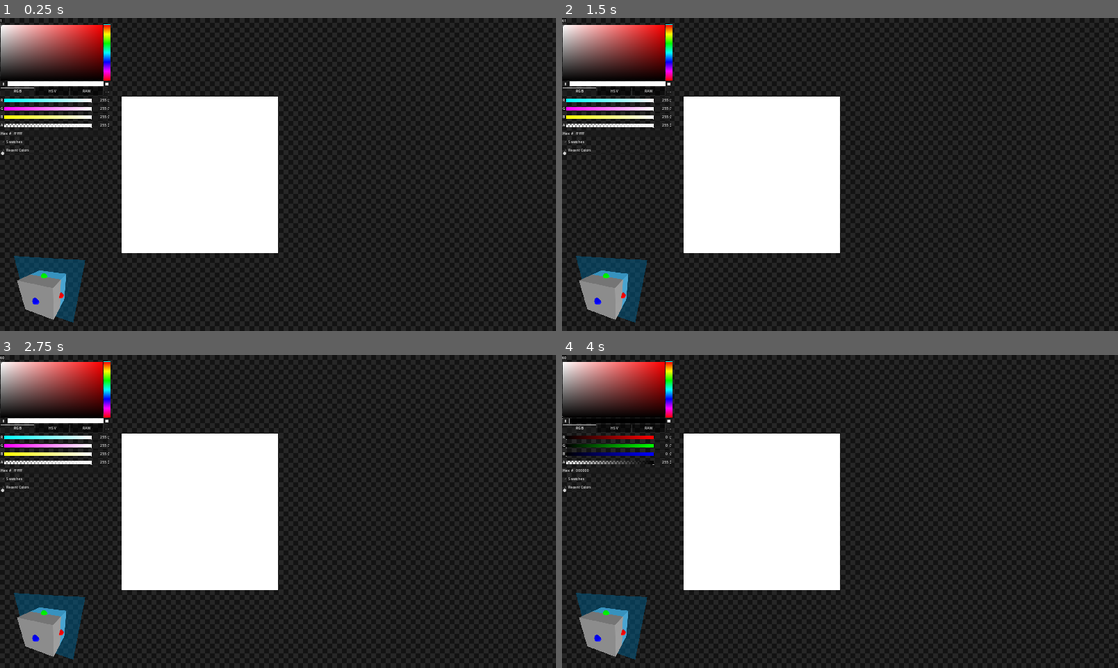
Above: before the commit, frames 1-4 (two rows, left to right).
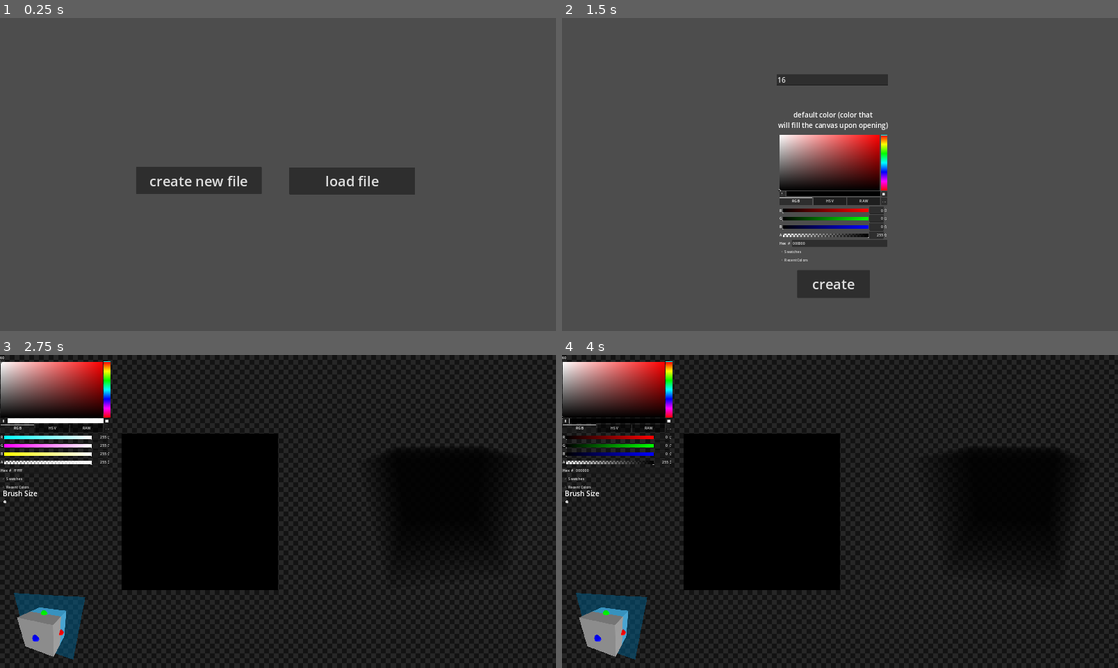
Above: after the commit, the same moments.

Repository: Z53-INCOMING/krita-3d
Game: Godot game, scene res://start.tscn
Two runs of this game, one before a commit and one after it. Both use one fixed random seed, a clock stepped at 60 frames per second and the inputs below. Before the commit the project starts from res://program.tscn.
Inputs (mouse positions are in pixels of both pictures, inside the frame that each line leads up to):
- Up to frame 1 (0.25 s): no input
- Up to frame 2 (1.5 s): click (912, 180) at 0.5 s, where only the run after the commit has a clickable "load file"; click (762, 180) at 1.25 s, where only the run after the commit has a clickable "create new file"
- Up to frame 3 (2.75 s): click (272, 621) at 2 s, where only the run after the commit has a clickable "create"
- Up to frame 4 (4 s): click (567, 420) at 2.75 s; click "RGB" at 3.5 s

The runs differ from the first frame. In frame 1, 99% of the frame differs, in the area x 0-100%, y 0-100%; in frame 2, 98%; in frame 3, 17%; in frame 4, 17%.
Error before the commit: Cannot call method 'duplicate' on a null value. (res://program.gd:52)

Commit message:
finished project (ie made file interface)

Diff:
--- a/3d image visualizer.gdshader
+++ b/3d image visualizer.gdshader
@@ -1,6 +1,8 @@
 shader_type canvas_item;
 
 uniform sampler2D image: filter_nearest;
+
+uniform vec4 brush_color = vec4(1.0);
 
 uniform int z_width = 16;
 
@@ -33,8 +35,8 @@
 		float offset_from_z_axis = floor(pixel_pos.z * float_z_width) / float_z_width;
 
 		COLOR = texture(image, scaled_2d_pos + vec2(0.0, offset_from_z_axis)) * modulate;
-		//if (floor(mouse_position * float_z_width) / float_z_width == floor(pixel_pos * float_z_width) / float_z_width) {
-			//COLOR = vec4(1.0);
-		//}
+		if (floor(mouse_position * float_z_width) / float_z_width == floor(pixel_pos * float_z_width) / float_z_width) {
+			COLOR = brush_color;
+		}
 	}
 }
--- /dev/null
+++ b/globals.gd
@@ -0,0 +1,9 @@
+extends Node
+
+var file_path := ""
+
+var new_file := true
+
+var resolution := 16
+
+var background_color := Color.BLACK
--- a/program.gd
+++ b/program.gd
@@ -21,7 +21,7 @@
 var image: Image
 
 # Max is 128, works better with powers of two
-var image_size := 32
+var image_size := 16
 
 var old_integer_mouse_coord: Vector2i
 
@@ -40,13 +40,14 @@
 var volume_cam_speed := 1.0
 
 func _ready():
-	if true:
-		load_image(Image.load_from_file("user://4d stick figure.png"))
+	if Globals.new_file:
+		image_size = Globals.resolution
+		var empty = Image.create_empty(image_size, image_size * image_size, false, Image.FORMAT_RGBA8)
+		empty.fill(Globals.background_color)
+
+		load_image(empty)
 	else:
-		var empty = Image.create_empty(image_size, image_size * image_size, false, Image.FORMAT_RGBA8)
-		empty.fill(Color.BLACK)
-
-		load_image(empty)
+		load_image(Image.load_from_file(Globals.file_path))
 
 func load_image(to_load: Image) -> void:
 	image = to_load.duplicate(true)
@@ -75,6 +76,12 @@
 	label.text = str(Engine.get_frames_per_second())
 
 	volume_camera.rotation.y = sin(float(Time.get_ticks_msec()) / 500.0) * 0.125
+
+	if Input.is_action_just_pressed("save"):
+		if Globals.file_path == "":
+			$FileDialog.popup()
+		else:
+			image.save_png(Globals.file_path)
 
 	if Input.is_action_pressed("cam forward"):
 		volume_camera.position.z -= volume_cam_speed * delta
@@ -143,7 +150,7 @@
 		if Input.is_action_pressed("paint"):
 			brush(mouse_position_3d, brush_color)
 		if Input.is_action_pressed("erase"):
-			brush(mouse_position_3d, Color.BLACK)
+			brush(mouse_position_3d, Globals.background_color)
 		if Input.is_action_just_released("paint") or Input.is_action_just_released("erase"):
 			past_images.append(image.duplicate(true)) # save in case of undo
 			while past_images.size() > point_in_history + 2:
@@ -227,7 +234,13 @@
 
 func _on_color_picker_button_color_changed(color):
 	brush_color = color
+	screen.material.set_shader_parameter("brush_color", brush_color)
 
 
 func _on_h_slider_value_changed(value):
 	brush_radius = value
+
+
+func _on_file_dialog_file_selected(path):
+	image.save_png(path)
+	Globals.file_path = path
--- a/program.tscn
+++ b/program.tscn
@@ -9,6 +9,7 @@
 
 [sub_resource type="ShaderMaterial" id="ShaderMaterial_dts6o"]
 shader = ExtResource("1_xyavc")
+shader_parameter/brush_color = Vector4(1, 1, 1, 1)
 shader_parameter/z_width = 16
 shader_parameter/z_offset = 0.5
 shader_parameter/rotation = Basis(1, 0, 0, 0, 1, 0, 0, 0, 1)
@@ -148,6 +149,15 @@
 offset_right = 40.0
 offset_bottom = 23.0
 
+[node name="Label2" type="Label" parent="."]
+layout_mode = 0
+offset_left = 13.0
+offset_top = 614.0
+offset_right = 93.0
+offset_bottom = 637.0
+theme_override_font_sizes/font_size = 32
+text = "Brush Size"
+
 [node name="ColorPickerButton" type="ColorPicker" parent="."]
 layout_mode = 0
 offset_top = 28.0
@@ -156,14 +166,26 @@
 
 [node name="HSlider" type="HSlider" parent="."]
 layout_mode = 0
-offset_left = 4.0
-offset_top = 602.0
-offset_right = 512.0
-offset_bottom = 645.0
+offset_left = 15.0
+offset_top = 655.0
+offset_right = 523.0
+offset_bottom = 698.0
 min_value = 1.0
 max_value = 8.0
 step = 0.25
 value = 1.0
 
+[node name="FileDialog" type="FileDialog" parent="."]
+auto_translate_mode = 1
+mode = 4
+title = "Save Image"
+position = Vector2i(380, 350)
+size = Vector2i(1778, 885)
+ok_button_text = "Save"
+access = 2
+filters = PackedStringArray("*.png")
+use_native_dialog = true
+
 [connection signal="color_changed" from="ColorPickerButton" to="." method="_on_color_picker_button_color_changed"]
 [connection signal="value_changed" from="HSlider" to="." method="_on_h_slider_value_changed"]
+[connection signal="file_selected" from="FileDialog" to="." method="_on_file_dialog_file_selected"]
--- a/project.godot
+++ b/project.godot
@@ -11,9 +11,13 @@
 [application]
 
 config/name="Krita 3D"
-run/main_scene="res://program.tscn"
+run/main_scene="res://start.tscn"
 config/features=PackedStringArray("4.3", "Forward Plus")
 config/icon="res://icon.svg"
+
+[autoload]
+
+Globals="*res://globals.gd"
 
 [display]
 
@@ -130,6 +134,11 @@
 "events": [Object(InputEventKey,"resource_local_to_scene":false,"resource_name":"","device":-1,"window_id":0,"alt_press …(191 unchanged characters)…
 ]
 }
+save={
+"deadzone": 0.5,
+"events": [Object(InputEventKey,"resource_local_to_scene":false,"resource_name":"","device":-1,"window_id":0,"alt_pressed":false,"shift_pressed":false,"ctrl_pressed":true,"meta_pressed":false,"pressed":false,"keycode":0,"physical_keycode":83,"key_label":0,"unicode":0,"location":0,"echo":false,"script":null)
+]
+}
 
 [rendering]
 
--- /dev/null
+++ b/start.gd
@@ -0,0 +1,27 @@
+extends Control
+
+func _on_create_button_down():
+	$create.hide()
+	$load.hide()
+	$createOptions.show()
+
+func _on_create_file_button_down():
+	Globals.resolution = clampi(int($createOptions/resolutionPicker.text), 2, 128)
+	Globals.background_color = $createOptions/ColorPicker.color
+	get_tree().change_scene_to_file("res://program.tscn")
+
+func _on_load_button_down():
+	$FileDialog.popup()
+
+
+func _on_file_dialog_file_selected(path):
+	var image := Image.load_from_file(path)
+
+	if image.get_size().y == image.get_size().x * image.get_size().x:
+		Globals.new_file = false
+		Globals.file_path = path
+		get_tree().change_scene_to_file("res://program.tscn")
+	else:
+		$imageWarning.show()
+		$create.show()
+		$load.show()
--- /dev/null
+++ b/start.tscn
@@ -0,0 +1,100 @@
+[gd_scene load_steps=2 format=3 uid="uid://du7oefc8rjhx3"]
+
+[ext_resource type="Script" path="res://start.gd" id="1_4k52d"]
+
+[node name="start" type="Control"]
+layout_mode = 3
+anchors_preset = 15
+anchor_right = 1.0
+anchor_bottom = 1.0
+grow_horizontal = 2
+grow_vertical = 2
+script = ExtResource("1_4k52d")
+
+[node name="FileDialog" type="FileDialog" parent="."]
+mode = 4
+title = "Open a File"
+position = Vector2i(380, 350)
+size = Vector2i(1778, 885)
+ok_button_text = "Open"
+file_mode = 0
+access = 2
+filters = PackedStringArray("*.png")
+use_native_dialog = true
+
+[node name="create" type="Button" parent="."]
+layout_mode = 0
+offset_left = 626.0
+offset_top = 685.0
+offset_right = 1205.0
+offset_bottom = 810.0
+theme_override_font_sizes/font_size = 64
+text = "create new file"
+
+[node name="load" type="Button" parent="."]
+layout_mode = 0
+offset_left = 1332.0
+offset_top = 687.0
+offset_right = 1911.0
+offset_bottom = 812.0
+theme_override_font_sizes/font_size = 64
+text = "load file"
+
+[node name="createOptions" type="Control" parent="."]
+visible = false
+anchors_preset = 0
+offset_right = 2557.0
+offset_bottom = 1445.0
+
+[node name="resolutionPicker" type="LineEdit" parent="createOptions"]
+layout_mode = 0
+offset_left = 988.0
+offset_top = 258.0
+offset_right = 1500.0
+offset_bottom = 311.0
+theme_override_font_sizes/font_size = 32
+text = "16"
+placeholder_text = "pixel edge length of cubic image"
+
+[node name="Label2" type="Label" parent="createOptions"]
+layout_mode = 0
+offset_left = 996.0
+offset_top = 422.0
+offset_right = 1501.0
+offset_bottom = 515.0
+theme_override_font_sizes/font_size = 32
+text = "default color (color that
+will fill the canvas upon opening)"
+horizontal_alignment = 1
+
+[node name="ColorPicker" type="ColorPicker" parent="createOptions"]
+layout_mode = 0
+offset_left = 997.0
+offset_top = 534.0
+offset_right = 1502.0
+offset_bottom = 1110.0
+color = Color(0, 0, 0, 1)
+
+[node name="createFile" type="Button" parent="createOptions"]
+layout_mode = 0
+offset_left = 1083.0
+offset_top = 1160.0
+offset_right = 1418.0
+offset_bottom = 1288.0
+theme_override_font_sizes/font_size = 64
+text = "create"
+
+[node name="imageWarning" type="Label" parent="."]
+visible = false
+layout_mode = 0
+offset_left = 730.0
+offset_top = 532.0
+offset_right = 1748.0
+offset_bottom = 620.0
+theme_override_font_sizes/font_size = 64
+text = "Image invalid: image is not cubic!"
+
+[connection signal="file_selected" from="FileDialog" to="." method="_on_file_dialog_file_selected"]
+[connection signal="button_down" from="create" to="." method="_on_create_button_down"]
+[connection signal="button_down" from="load" to="." method="_on_load_button_down"]
+[connection signal="button_down" from="createOptions/createFile" to="." method="_on_create_file_button_down"]
Not shown, added: export_presets.cfg
